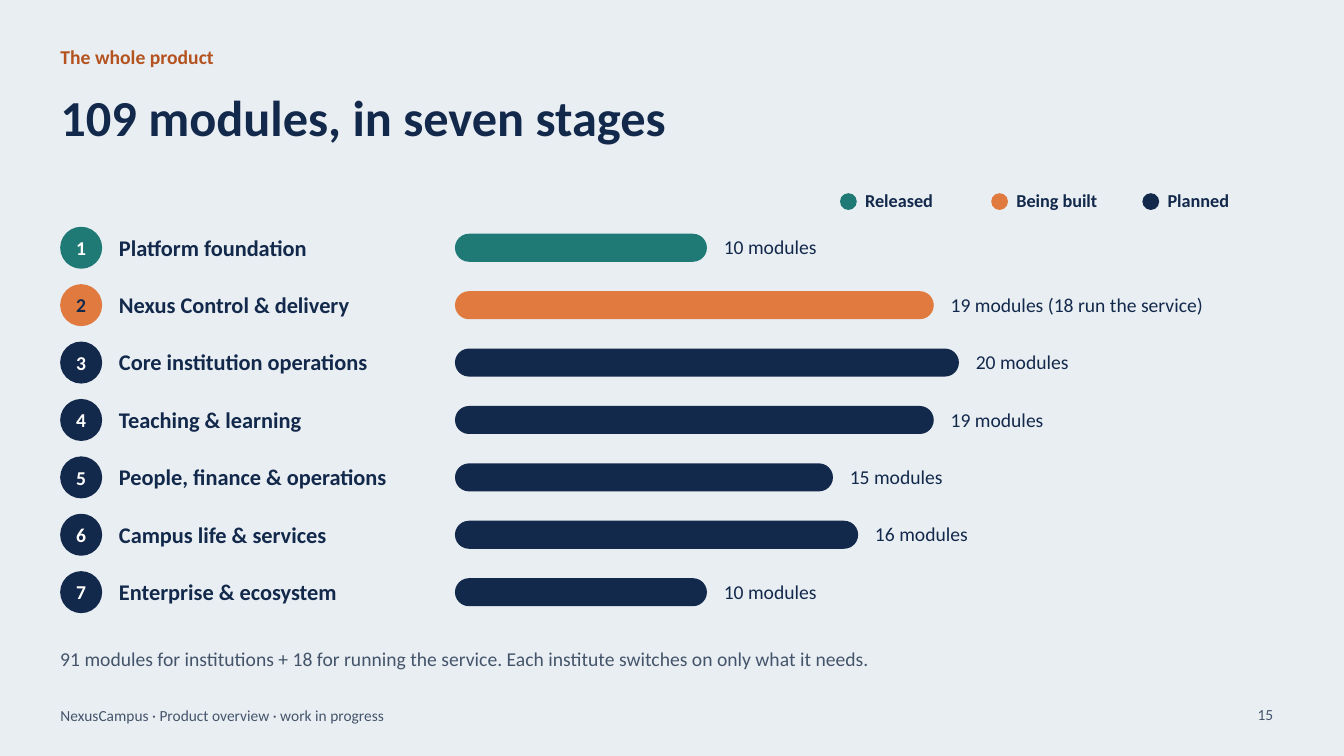
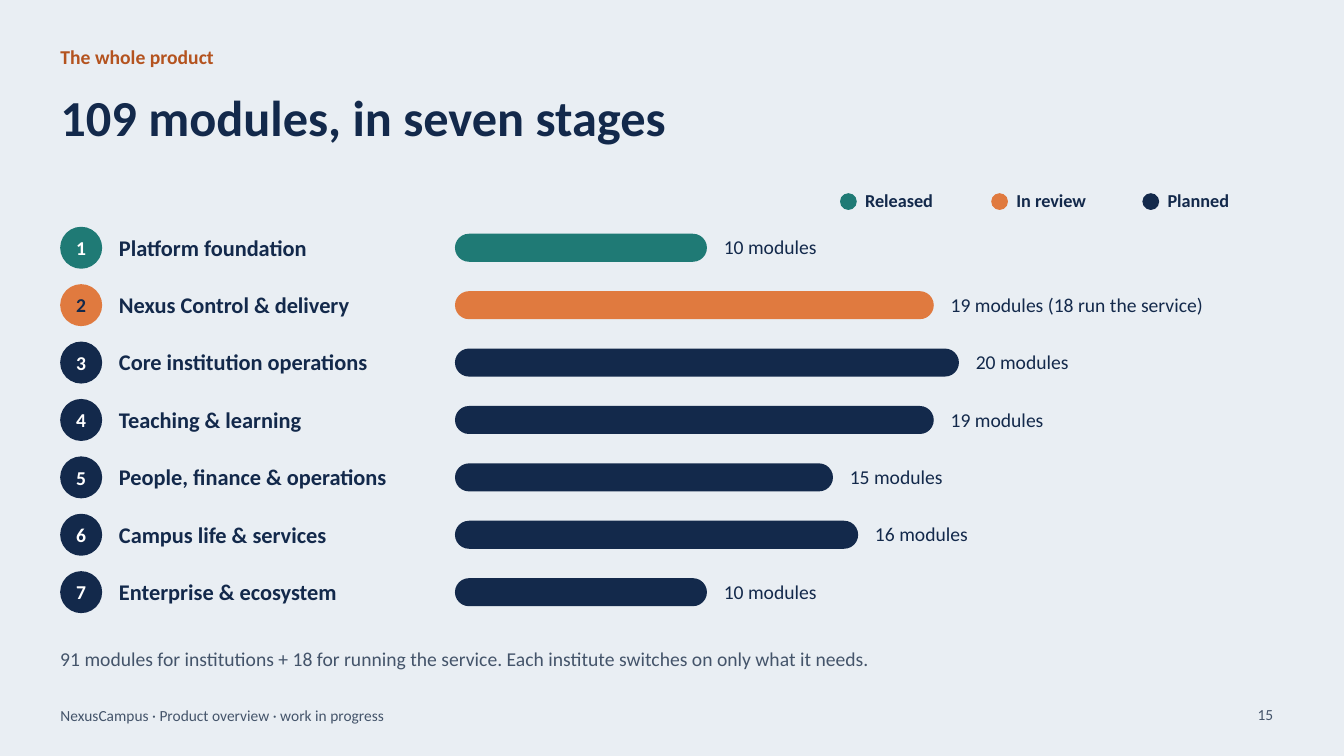
Before and after one commit to kathiravan348/NexusCampus-AI, a slide deck: slide 15 of docs/presentation/NexusCampus-Introduction.pptx. Drawn at 1344x756 pixels with LibreOffice and Linux fonts; fonts in the diff are those of the drawing. Boxes give left, top, right and bottom in pixels: in the first picture for what was removed or moved away, otherwise in the second. Text is boxed around its words. In the diff, an @@ line names an element or a change of style, - is before the commit and + after.

```diff
--- a/docs/presentation/NexusCampus-Introduction.pptx
+++ b/docs/presentation/NexusCampus-Introduction.pptx
@@ text at (x1=1016, y1=194, x2=1086, y2=207): text changed @@
-Being built
+In review
```
Also in this commit, not shown: 4 other slides changed, 13 other files.
